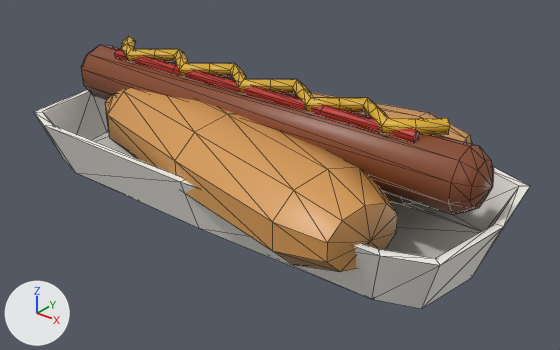
An edit to the glTF model web/public/assets/models/held/hotDog.glb, drawn before and after from the same camera.
The view is the same before and after, from a 50 mm camera at (0.1765, -0.2058, 0.1406) aimed at (0.0111, 0.0011, 0.0124). Every picture has the same lights, and +X, +Y and +Z are marked at lower left. The picture after the commit comes second. Mesh edges are drawn as thin lines. Vertices at exactly the same position are counted once.

Before the edit, the objects in view are built like this:
```python
me_hotdog = bpy.data.meshes.new('hotDog')
me_hotdog.from_pydata(...)  # 324 vertices, 624 faces; spans x -0.1..0.1, y -0.049..0.049, z 0.0..0.05
# faces by material slot: [92, 200, 80, 206, 46]
me_hotdog.materials.append(mat_cup_paper)
me_hotdog.materials.append(mat_bun)
me_hotdog.materials.append(mat_sausage)
me_hotdog.materials.append(mat_mustard)
me_hotdog.materials.append(mat_ketchup)
ob_hotdog = bpy.data.objects.new('hotDog', me_hotdog)
ob_hotdog.location = (0.0, 0.0, 0.0)
```
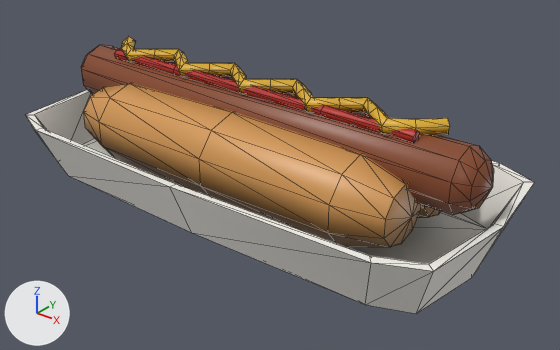
Changed parts and their boxes [x1, y1, x2, y2] in the pictures (560 x 350 px; the box of a moved part takes in the faces that stretch with it):
'hotDog', reshaped, recoloured: before [34, 37, 530, 309]; after [26, 37, 534, 314]
part 1 of me_hotdog, moved or reshaped: before [34, 90, 530, 309]; after [26, 90, 534, 314]
part 2 of me_hotdog, moved or reshaped (mostly hidden): before [111, 92, 472, 204]; after [290, 94, 441, 217]
part 3 of me_hotdog, moved or reshaped: before [105, 88, 398, 272]; after [83, 83, 421, 247]
part 4 of me_hotdog, recoloured: before [44, 68, 530, 265]; after [35, 68, 534, 271]
part 5 of me_hotdog, recoloured: before [95, 136, 481, 272]; after [85, 141, 487, 264]

The change, as a diff of the scene's bpy script:
```diff
--- a/web/public/assets/models/held/hotDog.glb.py
+++ b/web/public/assets/models/held/hotDog.glb.py
@@ me_hotdog @@
 # used by ob_hotdog; location = (0.0, 0.0, 0.0)
-me_hotdog.from_pydata(...)  # 324 vertices, 624 faces; spans x -0.1..0.1, y -0.049..0.049, z 0.0..0.05
+me_hotdog.from_pydata(...)  # 324 vertices, 624 faces; spans x -0.1..0.1, y -0.045..0.045, z 0.0..0.05
+# me_hotdog part 1: the loose piece of 48 vertices spanning x -0.1..0.1, y -0.04..0.04, z 0.0..0.022 is scaled about its middle by (1, 1.13, 1)
+# me_hotdog part 2: the loose piece of 52 vertices spanning x -0.073..0.073, y -0.019..0.049, z 0.005..0.039 is multiplied about its middle by the matrix ((0.97, 0.242, 0.0), (-0.194, 0.776, 0.0), (0.0, 0.0, 1.0)), then moved by (0.0, -0.002, 0.0)
+# me_hotdog part 3: the loose piece of 52 vertices spanning x -0.073..0.073, y -0.049..0.019, z 0.005..0.039 is multiplied about its middle by the matrix ((0.97, -0.242, 0.0), (0.194, 0.776, 0.0), (0.0, 0.0, 1.0)), then moved by (0.0, 0.002, 0.0)
+# me_hotdog part 4: 173 faces centred in x -0.093..0.097, y -0.048..0.048, z 0.007..0.049 are repainted in the vertex colours; the middle colour goes from white #f8f8f8 to white #f4f4f4
+# me_hotdog part 5: 101 faces centred in x -0.088..0.073, y -0.045..0.045, z 0.004..0.046 are repainted in the vertex colours; the middle colour goes from grey #b6b6b6 to grey #ababab
 me_hotdog.materials.append(mat_cup_paper)
```
